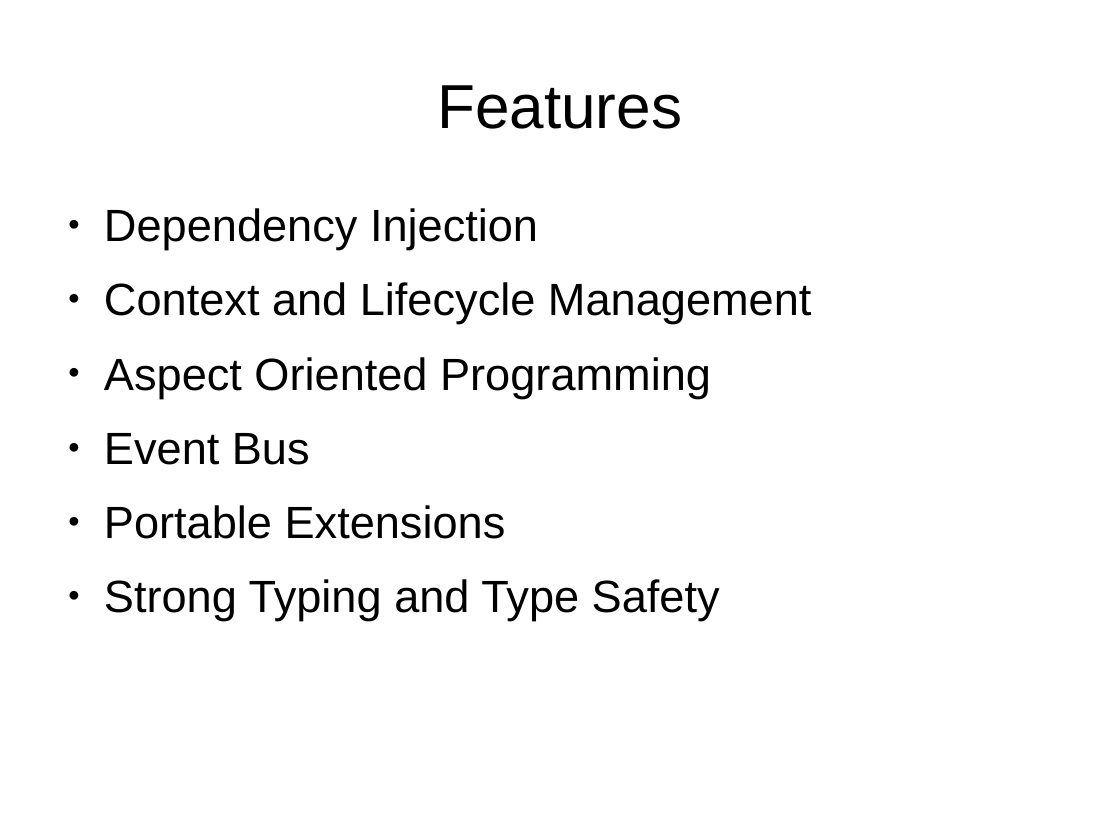
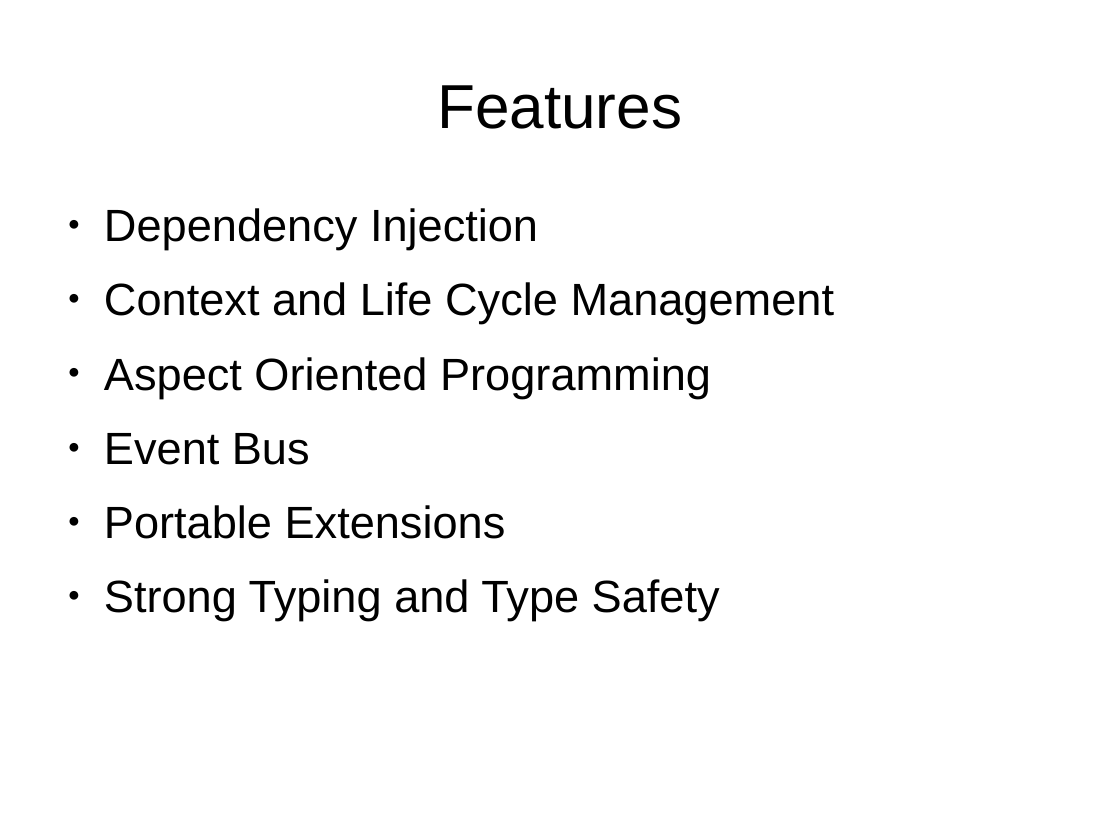
Before and after one commit to FrigoCoder/CDI, a slide deck: slide 3 of CDI.odp. Drawn at 1120x840 pixels with LibreOffice and Linux fonts; fonts in the diff are those of the drawing. Boxes give left, top, right and bottom in pixels: in the first picture for what was removed or moved away, otherwise in the second. Text is boxed around its words. In the diff, an @@ line names an element or a change of style, - is before the commit and + after.

```diff
--- a/CDI.odp
+++ b/CDI.odp
@@ text at (x1=104, y1=282, x2=834, y2=324): text changed @@
-● Context and Lifecycle Management
+● Context and Life Cycle Management
```
Also in this commit, not shown: 3 other slides changed, 5 slides added, 5 other files.
